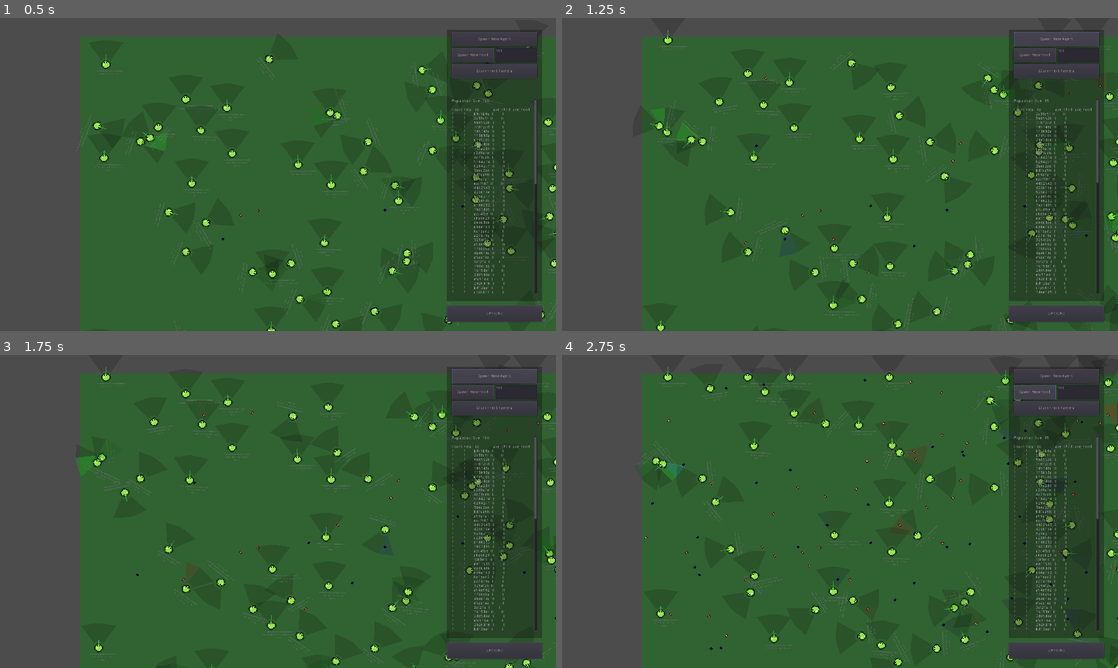
Above: before the commit, frames 1-4 (two rows, left to right).
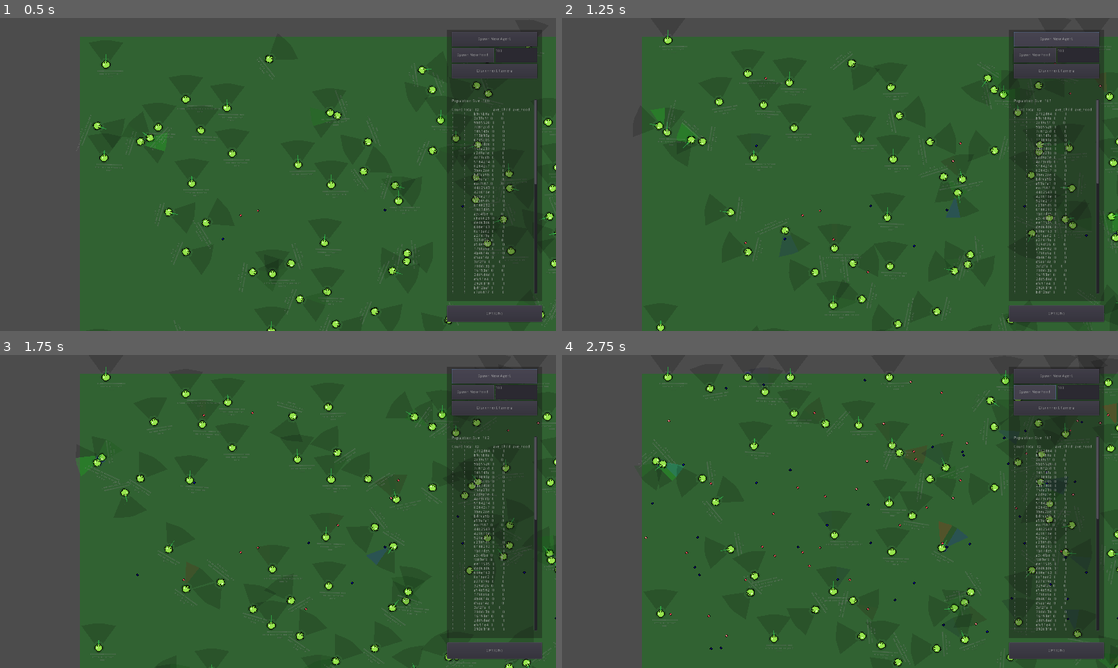
Above: after the commit, the same moments.

Repository: VincentRagusa/AntFarm
Game: Godot game, scene res://World.tscn
The game is run twice, just before and just after one commit, with the same random seed, the same clock (stepped at 60 frames per second) and the same inputs.
Inputs:
- Up to frame 1 (0.5 s): no input
- Up to frame 2 (1.25 s): click "Spawn New Agent" at 0.5 s
- Up to frame 3 (1.75 s): click "Spawn New Agent" at 1.25 s
- Up to frame 4 (2.75 s): click "Spawn New Food" at 2 s

Frame 1 is identical in both runs. In frame 2, 0.9% of the frame differs, in the area x 64-97%, y 26-88%; in frame 3, 0.7%; in frame 4, 0.9%.

Commit message:
updated some parameters

Diff:
--- a/Agent.gd
+++ b/Agent.gd
@@ -340,8 +340,8 @@
 		spike_collision = true
 		body.food_level -= 15
 		body.was_attacked = 1 #bool
-		if lastFoodColor != "Agent":
-			food_level -= 15 #switch cost
-			lastFoodColor = "Agent"
-		else:
-			food_level += 10 #loss of 5
+#		if lastFoodColor != "Agent":
+#			food_level -= 15 #switch cost
+#			lastFoodColor = "Agent"
+#		else:
+		food_level += 10 #loss of 5
--- a/AgentManager.gd
+++ b/AgentManager.gd
@@ -7,10 +7,12 @@
 var rng = RandomNumberGenerator.new()
 
 var dataFile:String = "./DATA.dat"
-var POP_MAX:int = 128
+var POP_MAX:int = 256
 var popCount:int = 0
 var popLog:Dictionary = {} #format hash:[organisms born with this type, list of children counts, list of food counts]
 var logFile:File = File.new()
+var birthQueue = []
+
 
 # Called when the node enters the scene tree for the first time.
 func _ready():
@@ -99,13 +101,29 @@
 
 # Called every frame. 'delta' is the elapsed time since the previous frame.
 func _process(_delta):
+	#auto spawn to speed up initial search
 	if popCount < 1:
 		for _i in range(100):
 			var pos:Vector2 = Vector2(rng.randi_range(64, 3840-64),rng.randi_range(64, 2160-64))
 			handle_agent_spawn(pos)
+
+	#birth Queue
+	if popCount < POP_MAX and len(birthQueue)>0:
+		popCount += 1
+		var parent = birthQueue.pop_front()
+		var parentHash:String = parent[0]
+		var newGenomeSites:Array = parent[1]
+		var pos:Vector2 = parent[2]
+		var child:Agent = Agent.instance()
+		add_child(child)
+		child.global_position = pos
+		var childHash:String = arr_join(newGenomeSites).sha256_text()
+		child.on_birth(newGenomeSites)
+		logOrg(newGenomeSites)
+		fileWrite(parentHash+","+childHash)
+
+	#text print out
 	var result:String = "Population Size: " + str(popCount) + "\n\nCount Total  ID            ave_Child  ave_Food\n"
-	#for key in popLog.keys():
-	#	result += str(popLog[key][0]) + " " + key.substr(0,7) + " " + str(mean(popLog[key][1])) + " "  + str(mean(popLog[key][2])) + "\n"
 	var firstBreak:bool = false
 	for pair in sortedDictionary(popLog):
 		var key:String = pair[0]
@@ -115,23 +133,15 @@
 			firstBreak = true
 		result += str(value[0]) + "        " + str(value[1]) + "       " + key.substr(0,7) + "  " + str(mean(value[2])).substr(0,6) + "       "  + str(mean(value[3])).substr(0,6) + "\n"
 	TextBox.text = result
-	#ItemList.add_item(result)
+
 
 
 func handle_agent_birth(parent: Agent):
-	if popCount < POP_MAX:
-		popCount += 1
-		var child:Agent = Agent.instance()
-		add_child(child)
-		var parentHash:String = arr_join(parent.Genome.sites).sha256_text()
-		child.global_position = parent.global_position
-		var newGenomeSites:Array = parent.get_mutated_genome()
-		var childHash:String = arr_join(newGenomeSites).sha256_text()
-		child.on_birth(newGenomeSites)
-		#print(popCount, " \tBABY ", newGenomeSites)
+	var parentHash:String = arr_join(parent.Genome.sites).sha256_text()
+	var newGenomeSites:Array = parent.get_mutated_genome()
+	var spawnAt:Vector2 = parent.global_position
+	birthQueue.append([parentHash,newGenomeSites,spawnAt])
 
-		logOrg(newGenomeSites)
-		fileWrite(parentHash+","+childHash)
 
 func handle_agent_death(agent: Agent):
 	popCount -= 1
--- a/Food.gd
+++ b/Food.gd
@@ -5,7 +5,7 @@
 var food_level:int = 5
 var food_onHit:int = 5
 var foodColor:String = "None"
-var switchCost:int = 2
+var switchCost:int = 3
 # Called when the node enters the scene tree for the first time.
 #func _ready():
 #	pass # Replace with function body.
@@ -23,11 +23,14 @@
 				body.food_level += food_onHit
 				body.food_eaten_tracker += 1
 			else:
+				body.food_level += food_onHit##
+				body.food_eaten_tracker += 1###
 				body.food_level -= switchCost
 				body.switch_counter += 1
 			food_level -= food_onHit
 			body.food_collision = 1 #bool
 			body.lastFoodColor = foodColor
+			print(body.food_level," ",body.switch_counter)
 			if food_level <= 0:
 				GlobalSignals.emit_signal("food_depleated")
 				queue_free()
Not shown, changed: lineageVis.ipynb
